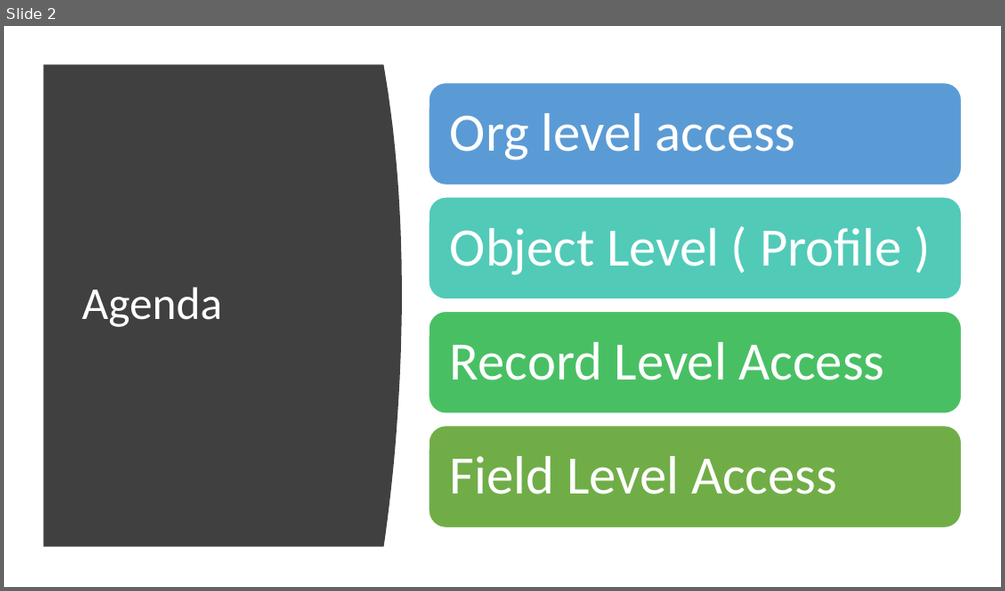
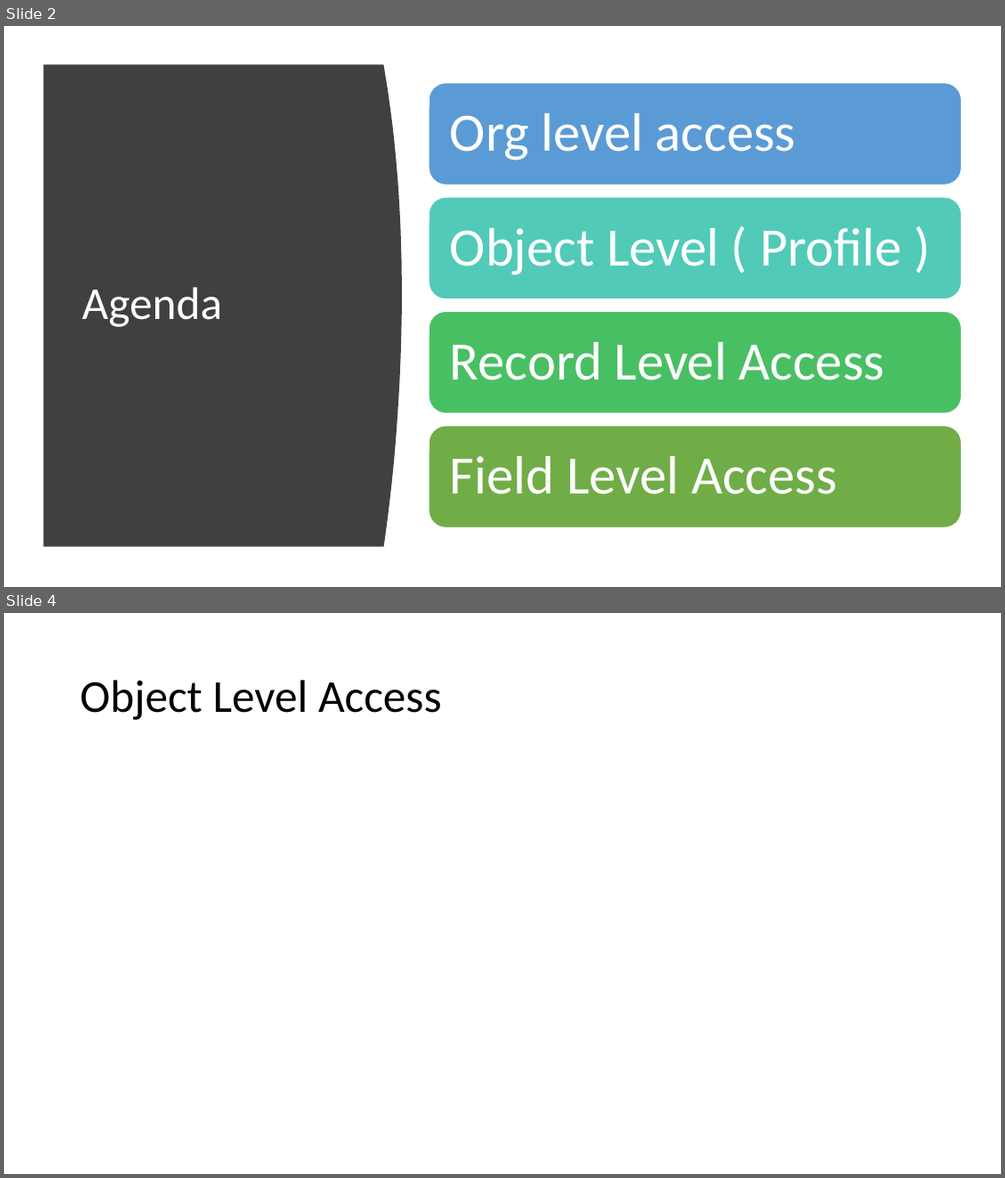
Before and after one commit to amitastreait/apexhours, a slide deck: Sessions/Security in Salesforce.pptx. Shown one above the other, each under a label of ours: slide 2 before the commit, slides 2 and 4 after it; the slides between them are not shown. The pictures are 1005x591 and 1005x1178 pixels, drawn with LibreOffice and Linux fonts; fonts in the diff are those of the drawing. Boxes give left, top, right and bottom in pixels: in the first picture for what was removed or moved away, otherwise in the second. Text is boxed around its words. In the diff, an @@ line names an element or a change of style, - is before the commit and + after.

```diff
--- a/Sessions/Security in Salesforce.pptx
+++ b/Sessions/Security in Salesforce.pptx
@@ slide 4 added at bbox=[4, 613, 1001, 1174], background #FFFFFF @@
@@ title added at bbox=[80, 680, 442, 720], 44 pt, text #000000 @@
+Object Level Access
```
Also in this commit, not shown: 1 slide changed, 4 other files.
